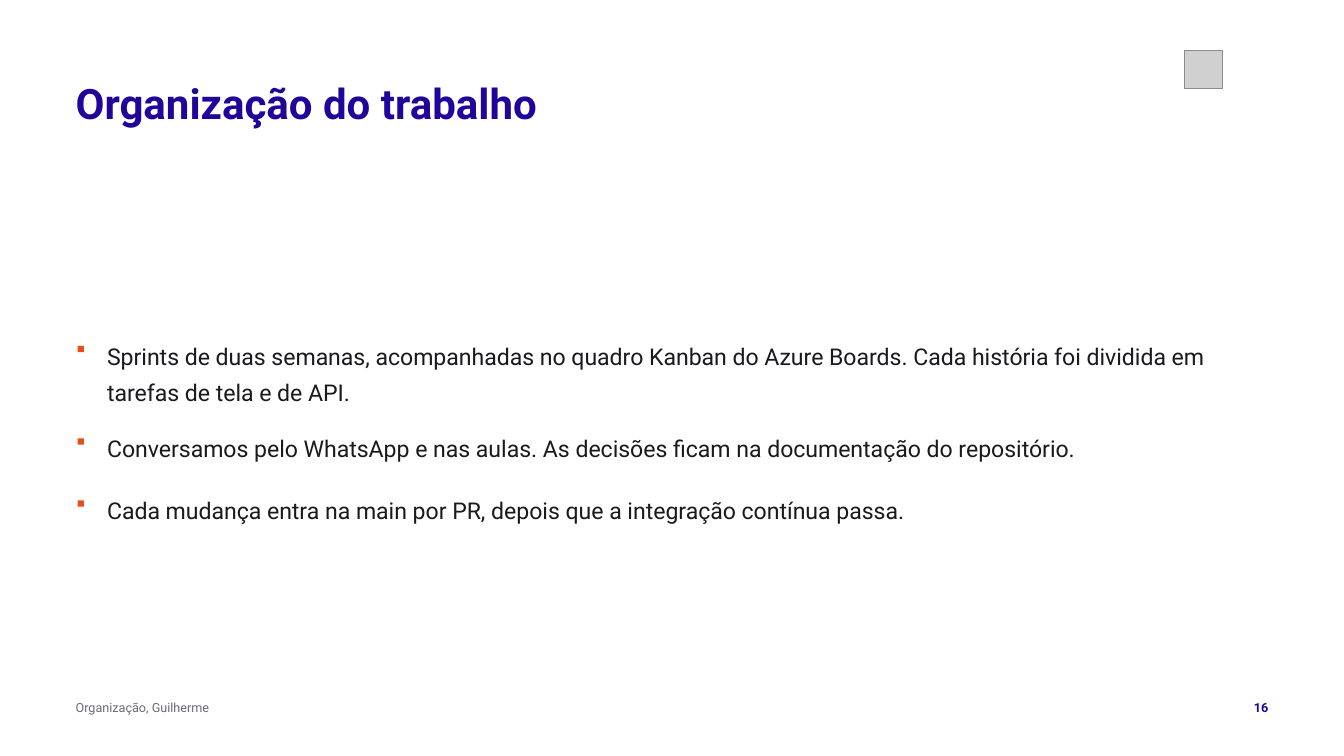
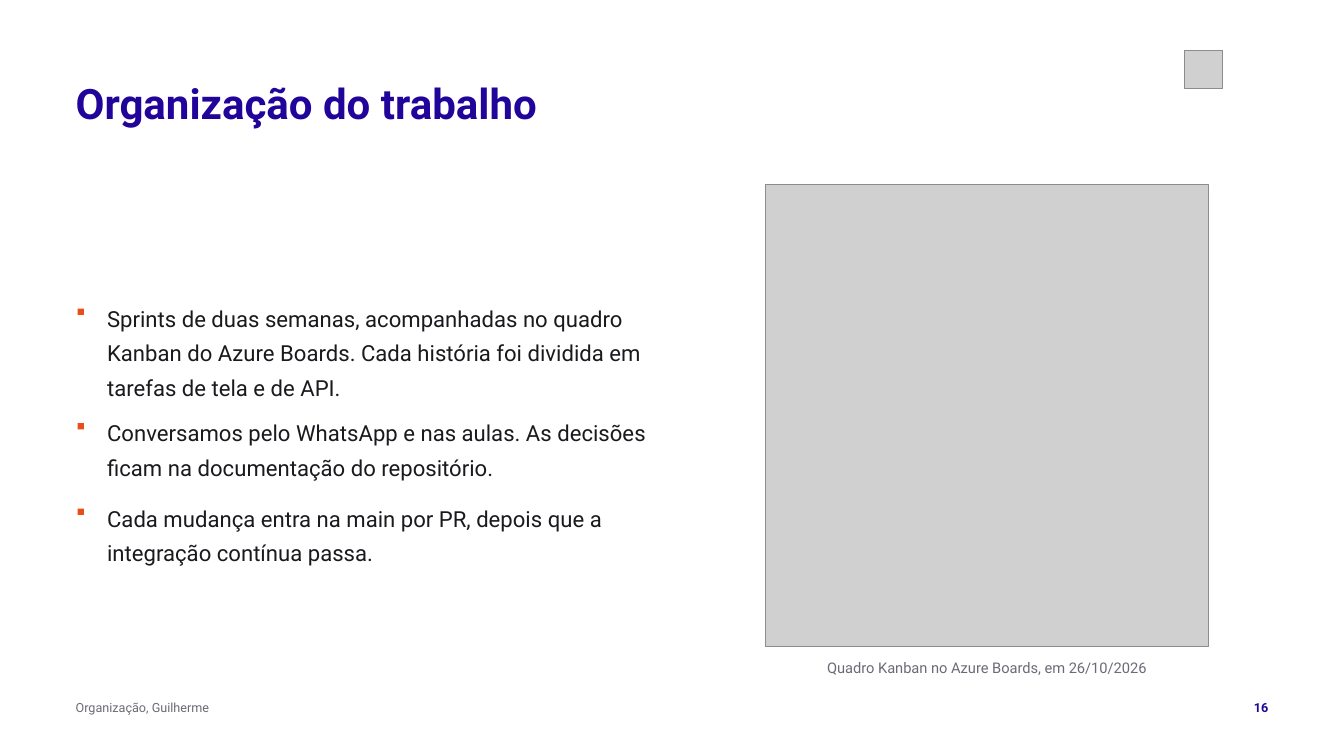
Before and after one commit to tcpassos/invite-app, a slide deck: slide 16 of trabalhos/T3-Apresentacao-Intermediaria.pptx. Drawn at 1344x756 pixels with LibreOffice and Linux fonts; fonts in the diff are those of the drawing; grey boxes stand for pictures. Boxes give left, top, right and bottom in pixels: in the first picture for what was removed or moved away, otherwise in the second. Text is boxed around its words. In the diff, an @@ line names an element or a change of style, - is before the commit and + after.

```diff
--- a/trabalhos/T3-Apresentacao-Intermediaria.pptx
+++ b/trabalhos/T3-Apresentacao-Intermediaria.pptx
@@ picture added at <box>765,185,1209,646</box> @@
@@ size 16.5 to 15.8 pt in 3 elements at <box>107,510,602,566</box>, <box>107,424,645,481</box>, <box>107,310,640,397</box> @@
@@ text "Sprints de duas semanas, acompanhadas ...": place and size @@
-text "Sprints de duas semanas, acompanhadas ..." at <box>107,347,1204,402</box>
+text "Sprints de duas semanas, acompanhadas ..." at <box>107,310,640,397</box>
@@ rectangle: place and size @@
-rectangle at <box>78,346,84,352</box>
+rectangle at <box>78,309,84,315</box>
@@ text "Conversamos pelo WhatsApp e nas ...": place and size @@
-text "Conversamos pelo WhatsApp e nas ..." at <box>107,439,1074,462</box>
+text "Conversamos pelo WhatsApp e nas ..." at <box>107,424,645,481</box>
@@ rectangle: place and size @@
-rectangle at <box>78,439,84,445</box>
+rectangle at <box>78,423,84,430</box>
@@ rectangle: place and size @@
-rectangle at <box>78,500,84,506</box>
+rectangle at <box>78,509,84,515</box>
@@ text "Cada mudança entra na main ...": place and size @@
-text "Cada mudança entra na main ..." at <box>107,501,904,524</box>
+text "Cada mudança entra na main ..." at <box>107,510,602,566</box>
@@ text added at <box>827,662,1147,675</box>, 10.5 pt, text #6B6B78 @@
+Quadro Kanban no Azure Boards, em 26/10/2026
```
Also in this commit, not shown: 1 other slide changed, 1 slide removed, 5 other files.
